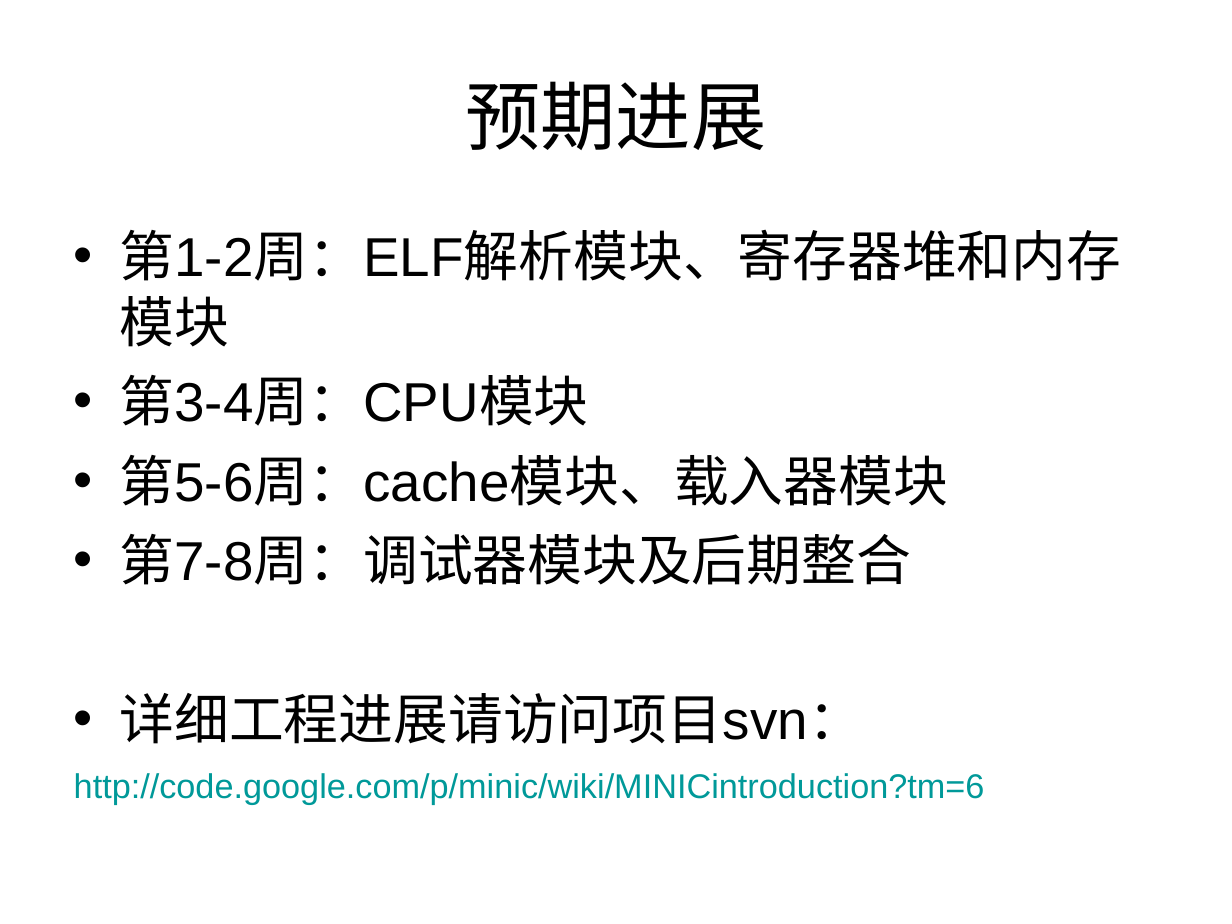
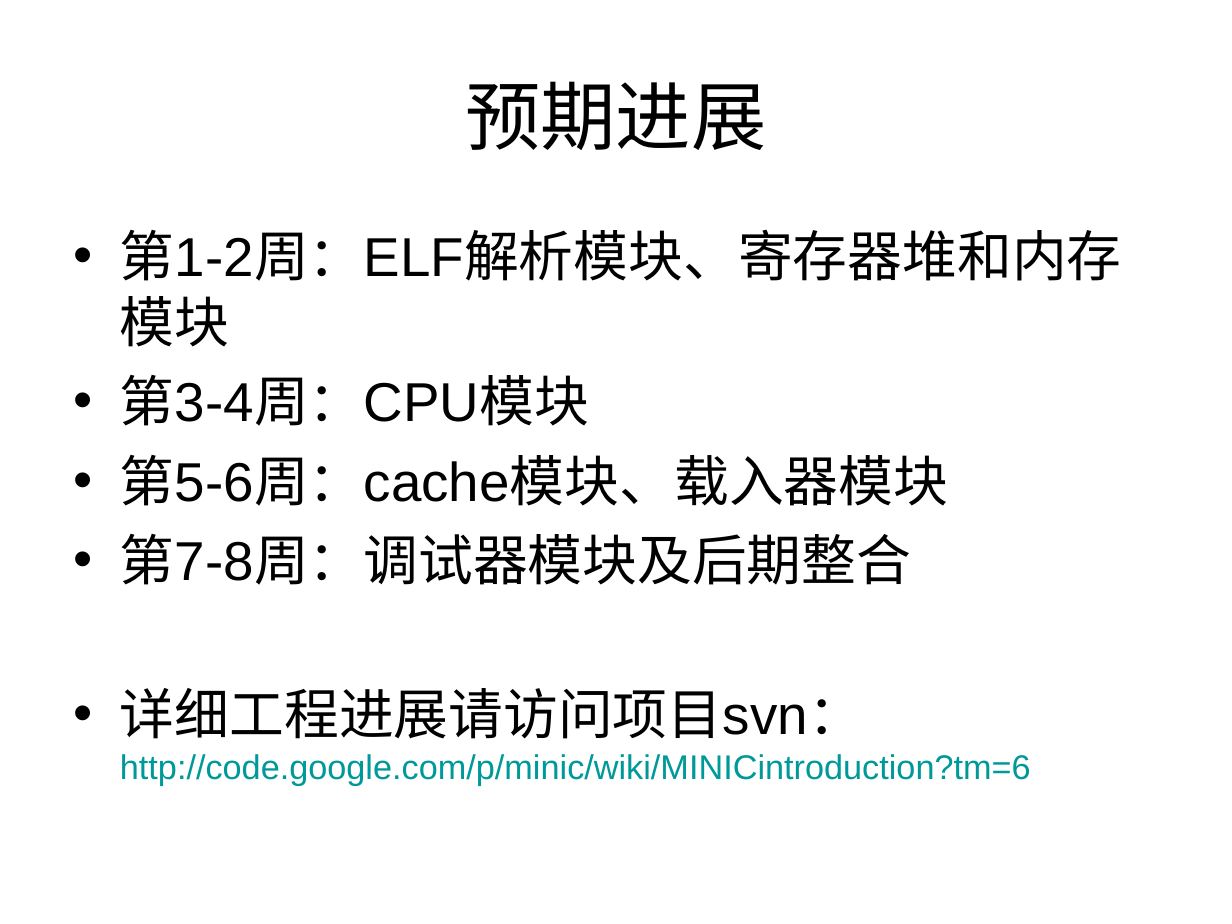
Before and after one commit to hualiansheng/minic, a slide deck: slide 8 of simulator/doc/报告.ppt. Drawn at 1232x924 pixels with LibreOffice and Linux fonts; fonts in the diff are those of the drawing. Boxes give left, top, right and bottom in pixels: in the first picture for what was removed or moved away, otherwise in the second. Text is boxed around its words. In the diff, an @@ line names an element or a change of style, - is before the commit and + after.

```diff
--- a/simulator/doc/报告.ppt
+++ b/simulator/doc/报告.ppt
@@ text at (120,688,1031,785): text changed @@
-• 详细工程进展请访问项目svn：
-http://code.google.com/p/minic/wiki/MINICintroduction?tm=6
+• 详细工程进展请访问项目svn： http://code.google.com/p/minic/wiki/MINICintroduction?tm=6
```
Also in this commit, not shown: 6 other slides changed.
